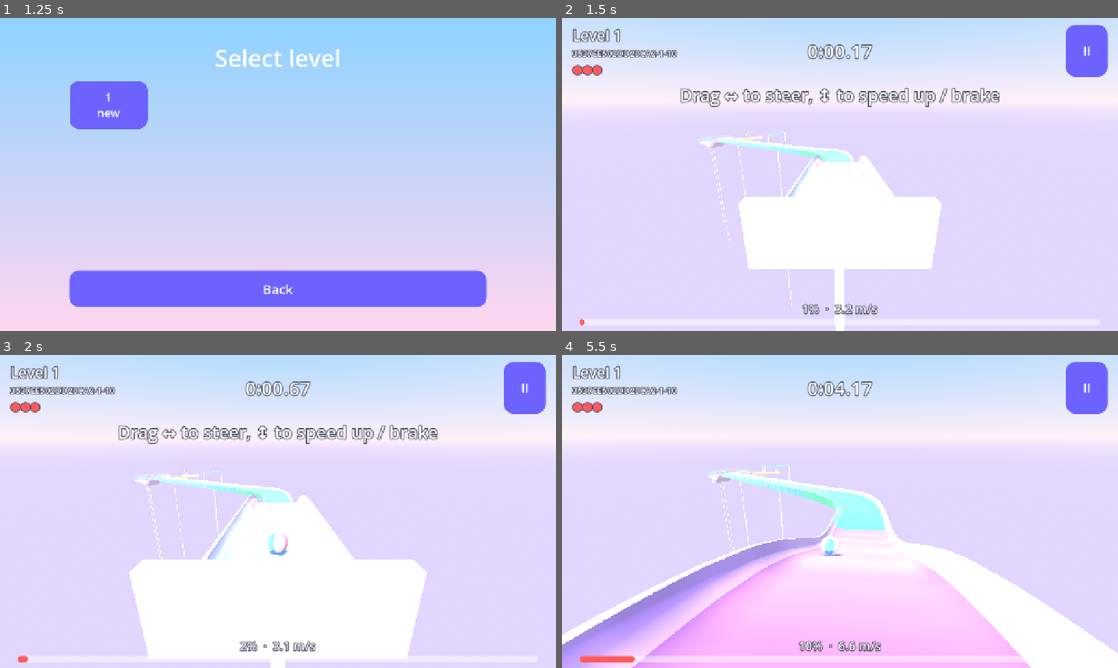
Above: before the commit, frames 1-4 (two rows, left to right).
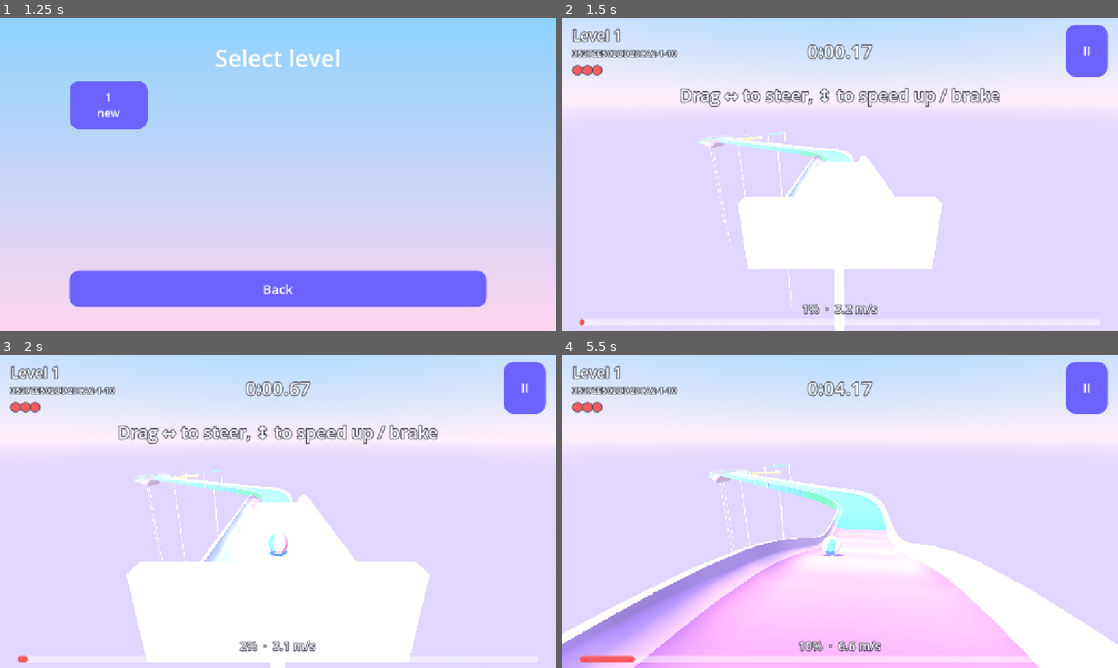
Above: after the commit, the same moments.

Repository: kubow/marble-run
Game: Godot game, scene res://scenes/main_menu/main_menu.tscn
Same seed, same stepped clock (60 frames per second), same inputs: the game is played once before the commit and once after it.
Inputs (mouse positions are in pixels of both pictures, inside the frame that each line leads up to):
- Up to frame 1 (1.25 s): click "Play" at 0.5 s
- Up to frame 2 (1.5 s): click "1 new" at 1.25 s
- Up to frame 3 (2 s): no input
- Up to frame 4 (5.5 s): move the mouse to (962, 495) at 2.02 s; hold Right (steer_right) 2.03-2.75 s; hold N (next_level) 2.03-2.75 s; click (962, 495) at 2.17 s; drag from (728, 527) to (812, 574) at 2.77 s; move the mouse to (895, 442) at 3.52 s; hold Right (steer_right) 3.53-4.25 s; hold N (next_level) 3.53-4.25 s; drag from (812, 574) to (673, 464) at 4.27 s; move the mouse to (1006, 558) at 5.02 s; hold Left (steer_left) from 5.03 s (still down); hold N (next_level) from 5.03 s (still down)

Frame 1 is identical in both runs. In frame 2, less than 0.1% of the frame differs, in the area x 25-69%, y 36-100%; in frame 3, 0.6%; in frame 4, 1.5%, in the area x 0-100%, y 34-100%.

Commit message:
Camera: avoid slerp axis errors, disable physics interpolation on camera
Co-Authored-By: Claude Opus 5.5 <noreply@anthropic.com>

Diff:
--- a/scripts/game/follow_camera.gd
+++ b/scripts/game/follow_camera.gd
@@ -18,6 +18,9 @@
 
 
 func _ready() -> void:
+	# Moved every rendered frame from the interpolated marble position, so the
+	# camera itself must not be physics-interpolated.
+	physics_interpolation_mode = Node.PHYSICS_INTERPOLATION_MODE_OFF
 	fov = 70.0
 	near = 0.05
 	far = 400.0
@@ -31,7 +34,6 @@
 	global_position = p - _fwd * distance + Vector3.UP * height
 	_look = p + _fwd * look_ahead
 	look_at(_look, Vector3.UP)
-	reset_physics_interpolation()
 
 
 func _desired_forward() -> Vector3:
@@ -51,7 +53,11 @@
 		return
 	var p := target.get_global_transform_interpolated().origin
 	var want := _desired_forward()
-	_fwd = _fwd.slerp(want, 1.0 - exp(-heading_smooth * delta)).normalized()
+	# lerp+normalize instead of slerp: slerp of nearly parallel vectors yields a
+	# slightly non-unit rotation axis (engine error spam).
+	var blended := _fwd.lerp(want, 1.0 - exp(-heading_smooth * delta))
+	if blended.length_squared() > 1e-6:
+		_fwd = blended.normalized()
 	var desired := p - _fwd * distance + Vector3.UP * height
 	global_position = global_position.lerp(desired, 1.0 - exp(-position_smooth * delta))
 	_look = _look.lerp(p + _fwd * look_ahead, 1.0 - exp(-look_smooth * delta))
Not shown, changed: docs/LIMITATIONS.md
